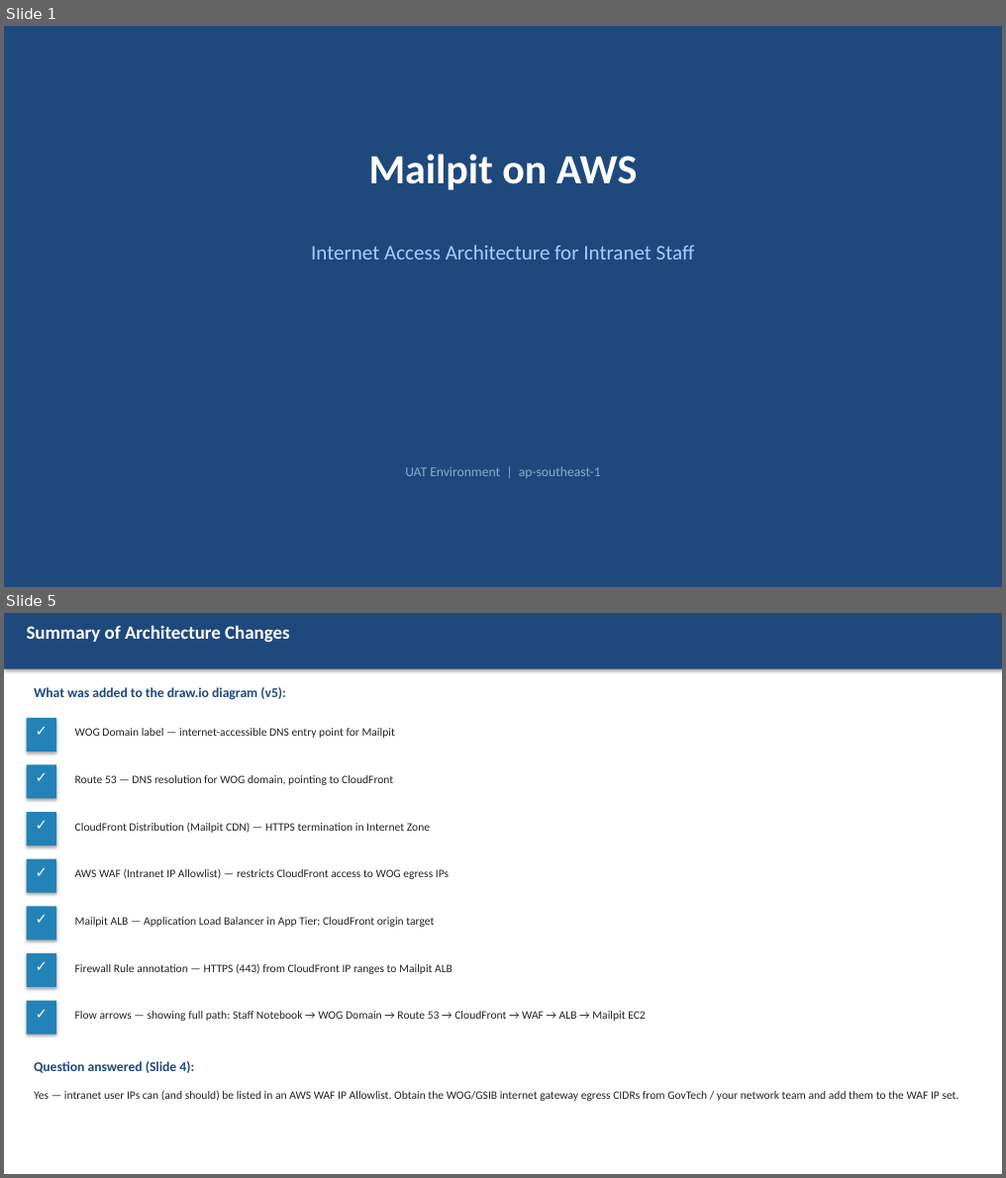
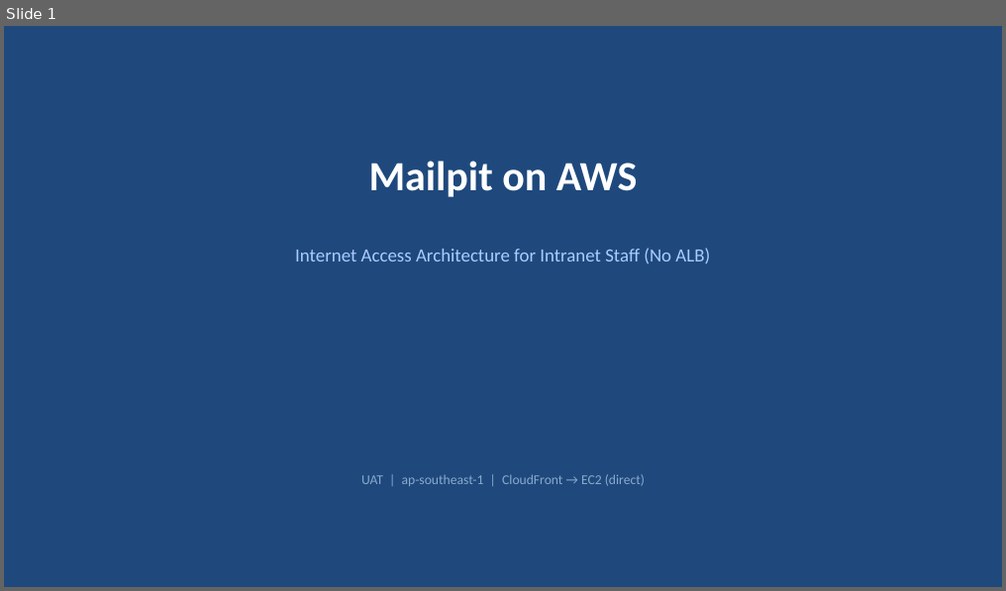
Before and after one commit to kktanws1-cpu/Cloudwatchdashboard, a slide deck: infrastructure/mailpit/Mailpit_Architecture_Update.pptx. Shown one above the other, each under a label of ours: slides 1 and 5 before the commit, slide 1 after it; the slides between them are not shown. The pictures are 1006x1178 and 1006x591 pixels, drawn with LibreOffice and Linux fonts; fonts in the diff are those of the drawing. Boxes give left, top, right and bottom in pixels: in the first picture for what was removed or moved away, otherwise in the second. Text is boxed around its words. In the diff, an @@ line names an element or a change of style, - is before the commit and + after.

```diff
--- a/infrastructure/mailpit/Mailpit_Architecture_Update.pptx
+++ b/infrastructure/mailpit/Mailpit_Architecture_Update.pptx
@@ slide 5 removed at (x1=4, y1=613, x2=1002, y2=1174), background #FFFFFF @@
@@ rectangle removed at (x1=4, y1=613, x2=1002, y2=669) @@
@@ text removed at (x1=27, y1=625, x2=289, y2=642) @@
-Summary of Architecture Changes
@@ text removed at (x1=34, y1=687, x2=286, y2=700) @@
-What was added to the draw.io diagram (v5):
@@ rectangle removed at (x1=27, y1=718, x2=56, y2=752) @@
@@ text removed at (x1=27, y1=718, x2=56, y2=752) @@
-✓
@@ text removed at (x1=75, y1=728, x2=395, y2=738) @@
-WOG Domain label — internet-accessible DNS entry point for Mailpit
@@ rectangle removed at (x1=27, y1=765, x2=56, y2=799) @@
@@ text removed at (x1=27, y1=765, x2=56, y2=799) @@
-✓
@@ text removed at (x1=75, y1=775, x2=393, y2=785) @@
-Route 53 — DNS resolution for WOG domain, pointing to CloudFront
@@ rectangle removed at (x1=27, y1=812, x2=56, y2=846) @@
@@ text removed at (x1=27, y1=812, x2=56, y2=846) @@
-✓
@@ text removed at (x1=75, y1=822, x2=430, y2=833) @@
-CloudFront Distribution (Mailpit CDN) — HTTPS termination in Internet Zone
@@ rectangle removed at (x1=27, y1=860, x2=56, y2=893) @@
@@ text removed at (x1=27, y1=860, x2=56, y2=893) @@
-✓
@@ text removed at (x1=75, y1=868, x2=449, y2=879) @@
-AWS WAF (Intranet IP Allowlist) — restricts CloudFront access to WOG egress IPs
@@ rectangle removed at (x1=27, y1=906, x2=56, y2=940) @@
@@ text removed at (x1=27, y1=906, x2=56, y2=940) @@
-✓
@@ text removed at (x1=75, y1=917, x2=434, y2=927) @@
-Mailpit ALB — Application Load Balancer in App Tier; CloudFront origin target
@@ rectangle removed at (x1=27, y1=954, x2=56, y2=987) @@
@@ text removed at (x1=27, y1=954, x2=56, y2=987) @@
-✓
@@ text removed at (x1=75, y1=963, x2=452, y2=974) @@
-Firewall Rule annotation — HTTPS (443) from CloudFront IP ranges to Mailpit ALB
@@ rectangle removed at (x1=27, y1=1001, x2=56, y2=1035) @@
@@ text removed at (x1=27, y1=1001, x2=56, y2=1035) @@
-✓
@@ text removed at (x1=75, y1=1011, x2=646, y2=1021) @@
-Flow arrows — showing full path: Staff Notebook → WOG Domain → Route 53 → CloudFront → WAF → ALB → Mailpit EC2
@@ text removed at (x1=34, y1=1061, x2=194, y2=1073) @@
-Question answered (Slide 4):
@@ text removed at (x1=34, y1=1090, x2=959, y2=1101) @@
-Yes — intranet user IPs can (and should) be listed in an AWS WAF IP Allowlist. Obtain the WOG/GSIB internet gateway egress CIDRs from GovTech / your network team and add them to the WAF IP set.
@@ slide 1 changed as well @@
@@ text "Mailpit on AWS" moved from (x1=369, y1=154, x2=637, y2=190) to (x1=369, y1=161, x2=637, y2=197) @@
@@ text at (x1=295, y1=248, x2=710, y2=265): text changed; size 20 to 18 pt @@
-Internet Access Architecture for Intranet Staff
+Internet Access Architecture for Intranet Staff (No ALB)
@@ text at (x1=361, y1=474, x2=645, y2=486): text changed @@
-UAT Environment | ap-southeast-1
+UAT | ap-southeast-1 | CloudFront → EC2 (direct)
```
Also in this commit, not shown: 3 other slides changed, 1 slide added, 2 other files.
